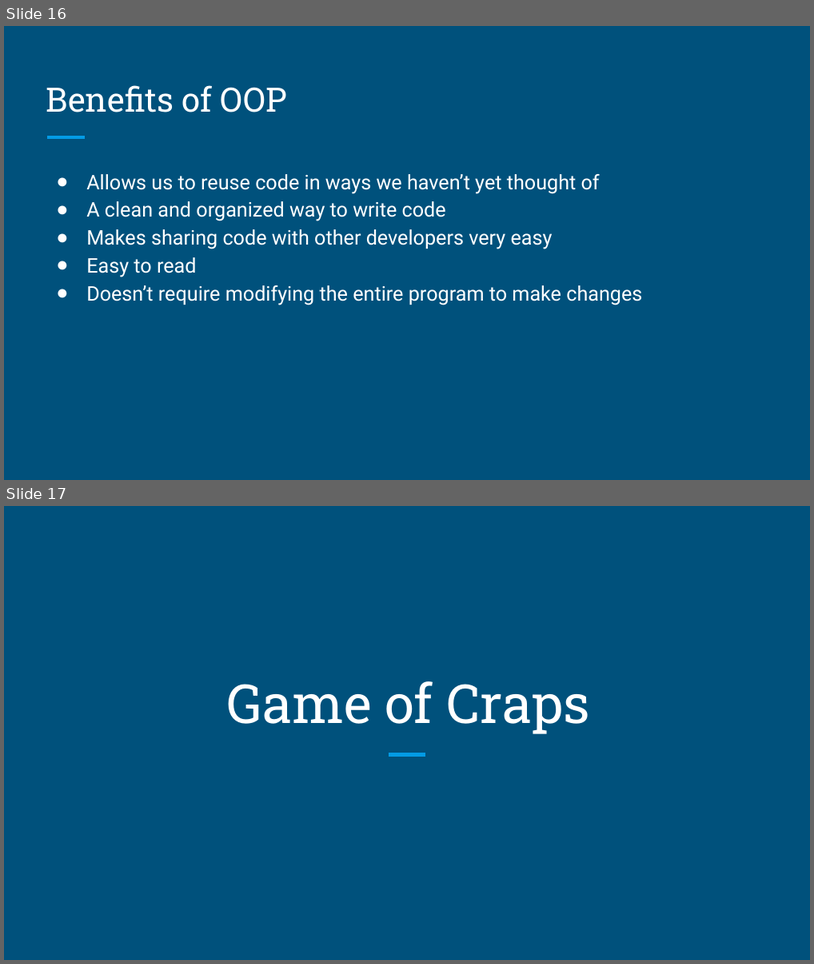
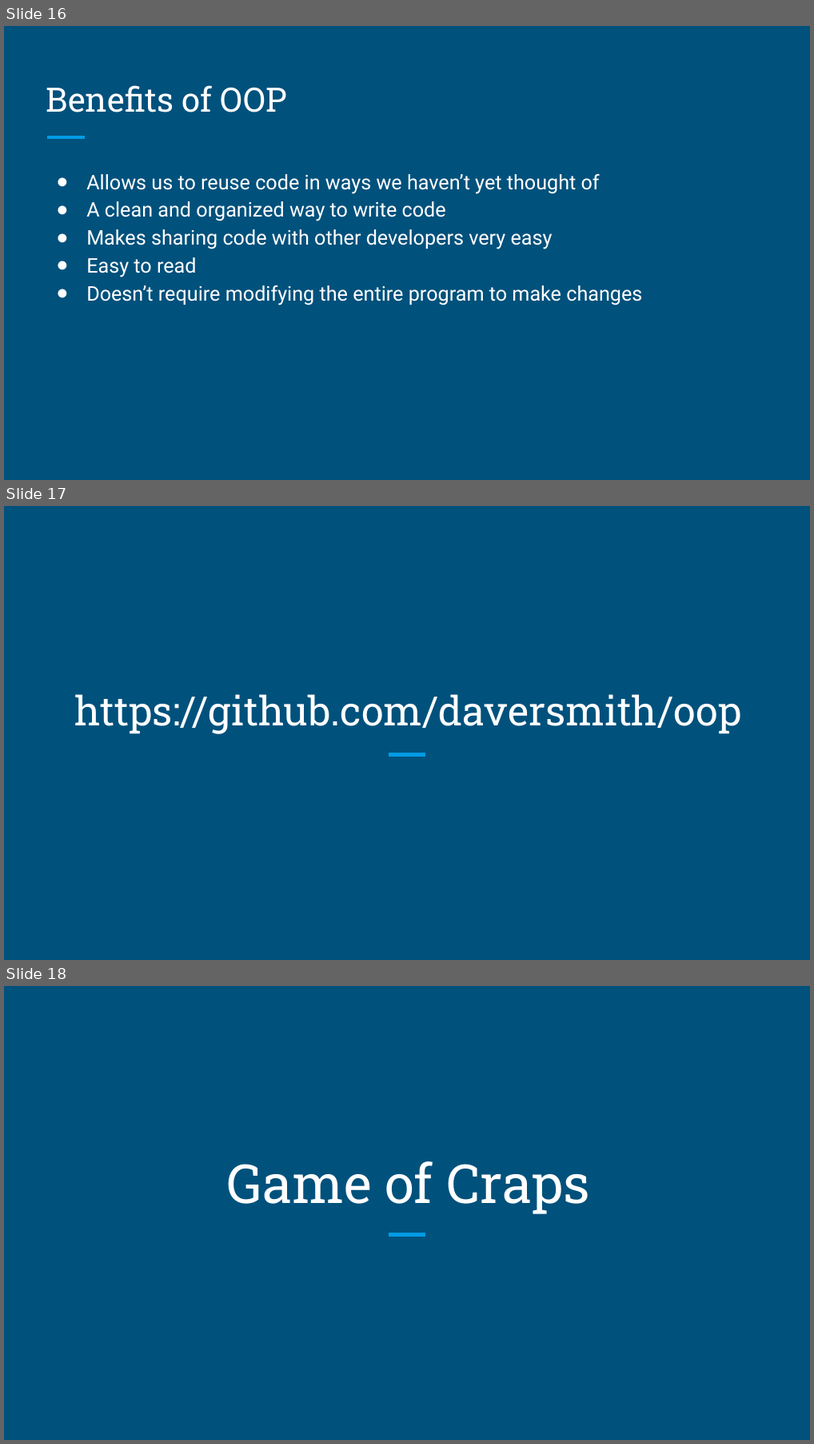
Before and after one commit to daversmith/oop, a slide deck: Day 2 Documents/Procedural Programming Vs Object Orientation.pptx. Shown one above the other, each under a label of ours: slides 16 and 17 before the commit, slides 16, 17 and 18 after it. The pictures are 814x964 and 814x1444 pixels, drawn with LibreOffice and Linux fonts; fonts in the diff are those of the drawing. Boxes give left, top, right and bottom in pixels: in the first picture for what was removed or moved away, otherwise in the second. Text is boxed around its words. In the diff, an @@ line names an element or a change of style, - is before the commit and + after.

```diff
--- a/Day 2 Documents/Procedural Programming Vs Object Orientation.pptx
+++ b/Day 2 Documents/Procedural Programming Vs Object Orientation.pptx
@@ slide 17 added at (4, 506, 810, 960), background #00517C; not listed: 1 template element that a slide beside it also shows @@
@@ title added at (75, 694, 742, 734), 36 pt, text #FFFFFF @@
+https://github.com/daversmith/oop
@@ what was slide 17 is now slide 18 @@
```
Also in this commit, not shown: 1 other slide added.
